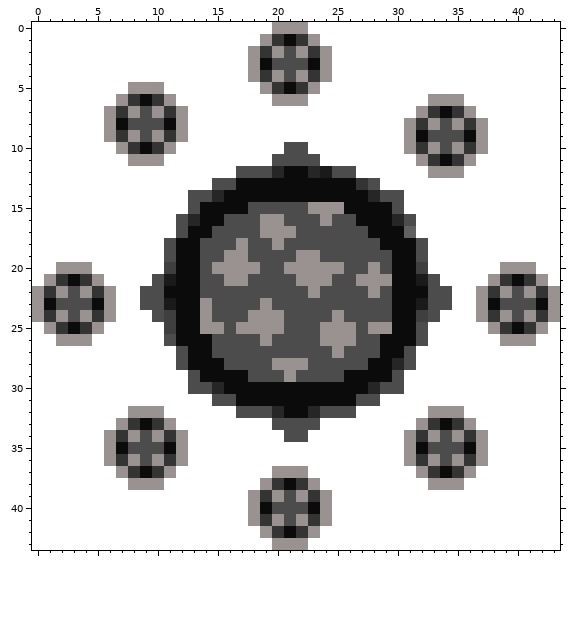
Pixel-art sprite, stored at sprites/bosses/megacorex3.png. The first picture shows the starting point.
The file is 44x44 pixels. Colours within 5 levels of each other are drawn and written as one.
After the commit:
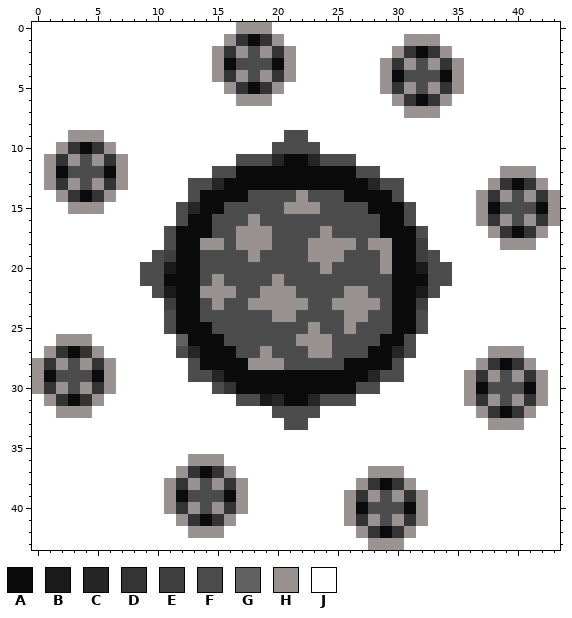
Palette (. is transparent): A #0b0b0b  B #1a1a1a  C #262626  D #353434  E #3f3f3f  F #4c4c4c  G #616161  H #9a9191  J #ffffff
Change:
Changed rows in their new state; - is an unchanged pixel.
first column x 0:
 0 -----------------HHHJJJ---------------------
 1 ----------------HDADHJJJ-------HHH----------
 2 ---------------HDHFHDHJJJ-----HDADH---------
 3 ---------------HAFFFAHJJJ----HDHFHDH--------
 4 ---------------HDHFHDHJJJ----HAFFFAH--------
 5 --------JJJ-----HDADHJJJ-----HDHFHDH--------
 6 -------JJJJJ-----HHHJJJ-------HDAD-J--------
 7 ------JJJJJJJ------------------H-HJJJ-------
 8 ------JJJJJJJ------------------JJJJJJJ------
 9 ---HHHJJJJJJJ--------FF--------JJJJJJJ------
10 --HDADHJJJJJ--------F--F-------JJJJJJJ------
11 -HDHFHDHJJJ------FFFCAACFFF-----JJJJJ-------
12 -HAFFFAH-------FFAAAA--AAAAFF----JJJ---HHH--
13 -HDHFHDH-----FFCA----------ACFF-------HDADH-
14 --HDADH-------AA--FFFFHFFF--AA-------HDHFHDH
15 ---HHH------FC--FF---HH-FFFF--AF-----HAFFFAH
16 -------------A-F--HFF---F--FF-A------HDHFHDH
17 -----------FA----HH-FF--H---F--AF-----HDADH-
18 --------------HH--HHF--HHHH-HH--E------HHH--
19 ----------FE----FFH---F-HH---H--EF----------
20 --JJJ----FFB---FFFF--FFF-F--FH--BFF----JJJ--
21 -JJJJJ---F-A---HFF--H-FFF--FFF--A-F---JJJJJ-
22 JJJJJJJ--J-B--HHH--HHH-F--HHF---B-J--JJJJJJJ
23 JJJJJJJ--JJE--FH--H-HHH--HHHH---EJJ--JJJJJJJ
24 JJJJJJJ---JF--F---FF-H---FHH----FJ---JJJJJJJ
25 -JJJJJ-----F--AF-FFFF--HFF--FF--------JJJJJ-
26 -----------JG--A---F--HH-FF----FJ------JJJ--
27 -HDADH-------C-AA--H---HHF--A-C-------HHH---
28 HDHFHDH-----JF--AAHH-FF---AA--FJ-----HDADH--
29 HAFFFAH-------FC--AAAAAAAA--CF------HDHFHDH-
30 HDHFHDH------JJFD----------FFJJ-----HAFFFAH-
31 -HDADH---------JJFFBC--CFFFJJ-------HDHFHDH-
32 --HHH---JJJ------JJJFFFFJJJ------JJJ-HDADH--
33 -------JJJJJ--------J--J--------JJJJJ-HHH---
34 ------JJJJJJJ--------JJ--------JJJJJJJ------
35 ------JJJJJJJ------------------JJJJJJJ------
36 ------JJJJJJJHHH---------------JJJJJJJ------
37 -------JJJJJHDADH---JJJ-----HHH-JJJJJ-------
38 --------JJJHDHFHDH-JJJJJ---HDADH-JJJ--------
39 -----------HAFFFAHJJJJJJJ-HDHFHDH-----------
40 -----------HDHFHDHJJJJJJJ-HAFFFAH-----------
41 ------------HDADH-JJJJJJJ-HDHFHDH-----------
42 -------------HHH---JJJJJ---HDADH------------
43 --------------------JJJ-----HHH-------------
Where, in picture pixels (left, top, right, bottom), the same in both pictures:
changed: (32, 22, 560, 550)
